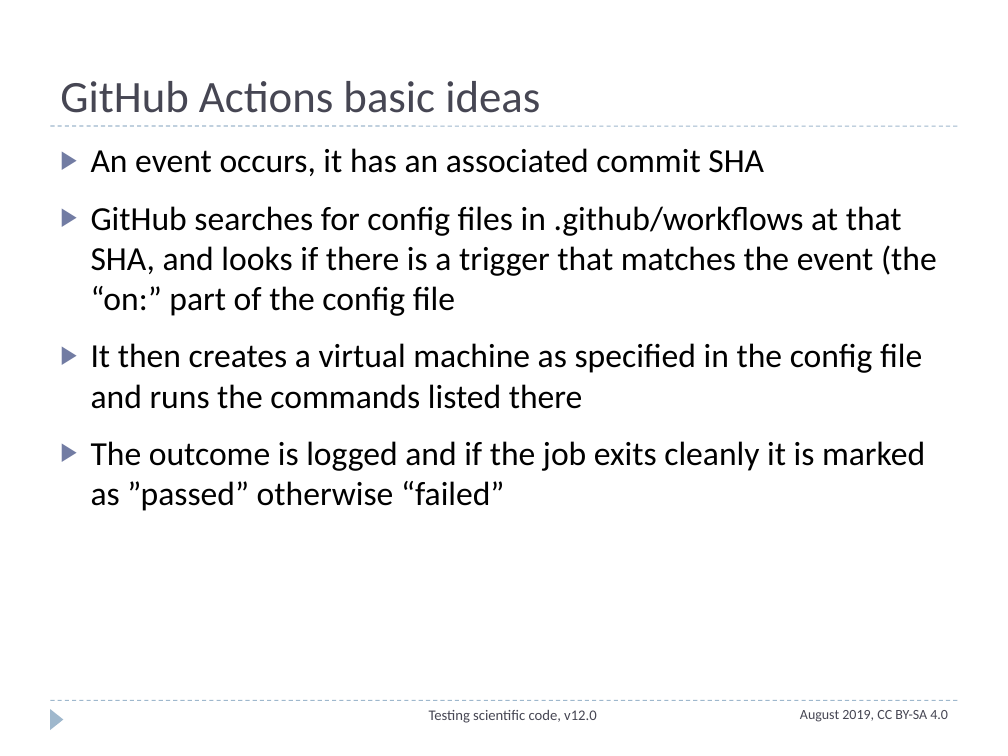
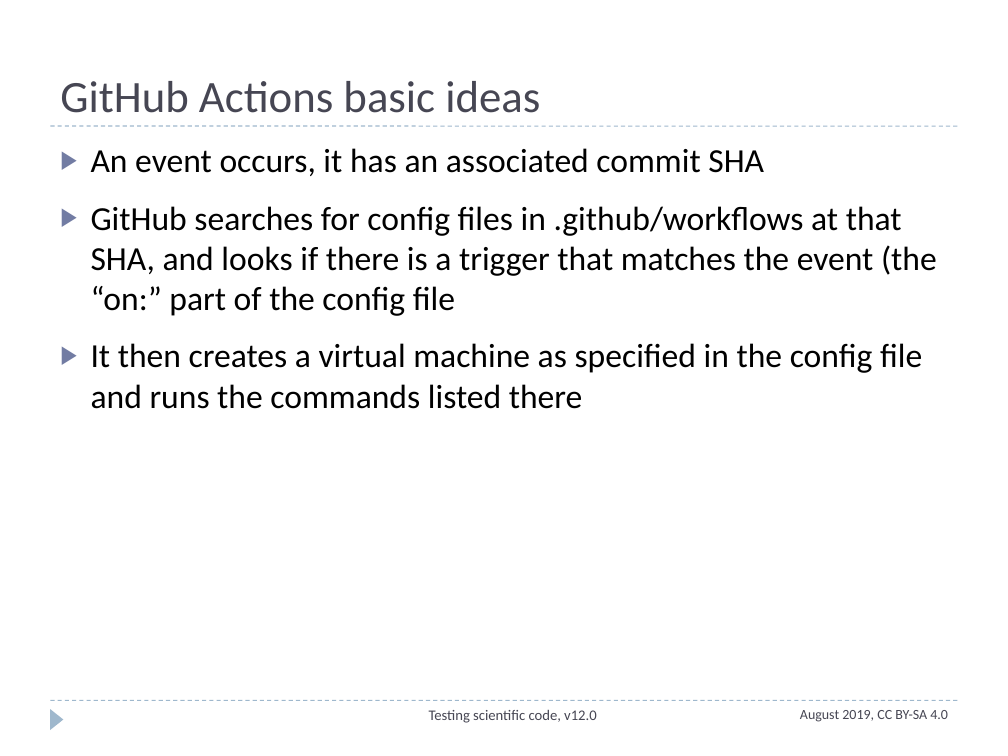
Before and after one commit to ASPP/testing_debugging_profiling, a slide deck: slide 7 of continuous_integration.pptx (slide 8 before the commit). Drawn at 1008x756 pixels with LibreOffice and Linux fonts; fonts in the diff are those of the drawing. Boxes give left, top, right and bottom in pixels: in the first picture for what was removed or moved away, otherwise in the second. Text is boxed around its words. In the diff, an @@ line names an element or a change of style, - is before the commit and + after.

```diff
--- a/continuous_integration.pptx
+++ b/continuous_integration.pptx
@@ text at [91,441,925,511]: paragraph removed @@
-▶ The outcome is logged and if the job exits cleanly it is marked as ”passed” otherwise “failed”
```
Also in this commit, not shown: 5 other slides changed, 2 slides added, 1 slide removed, 8 other files.
